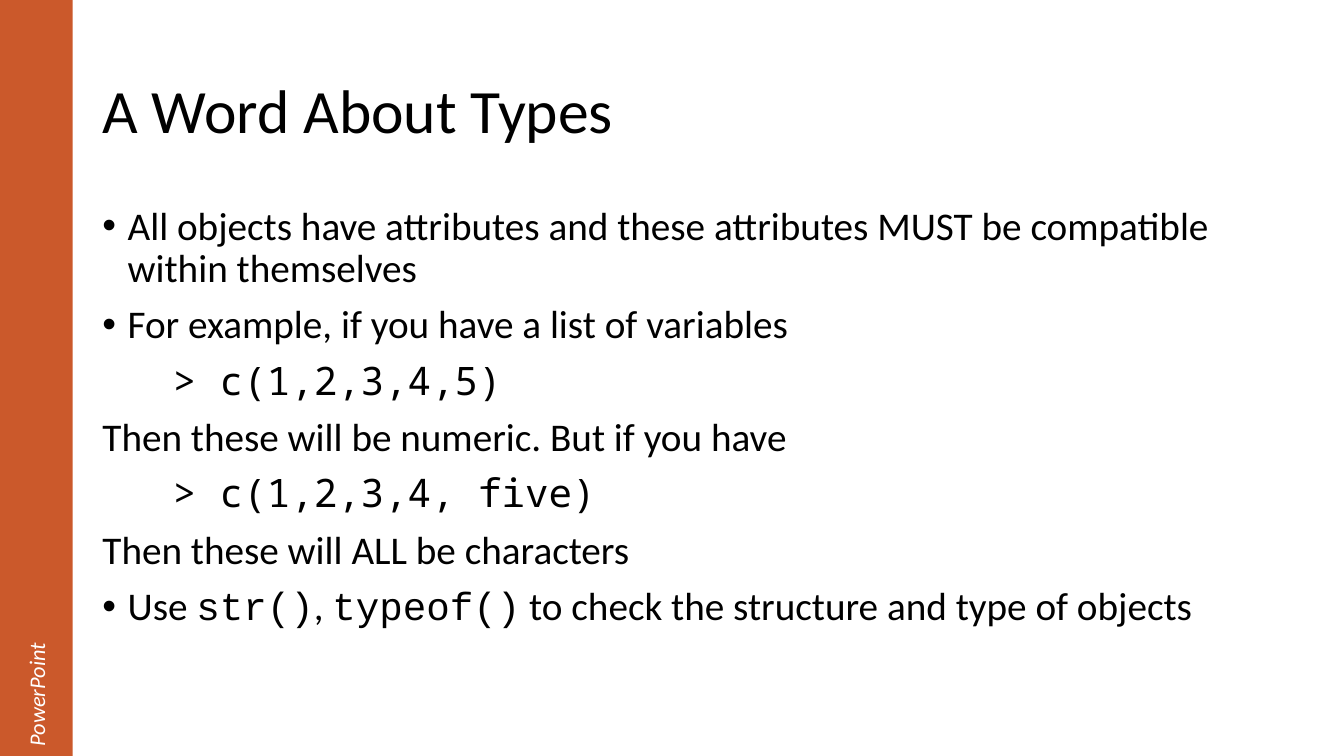
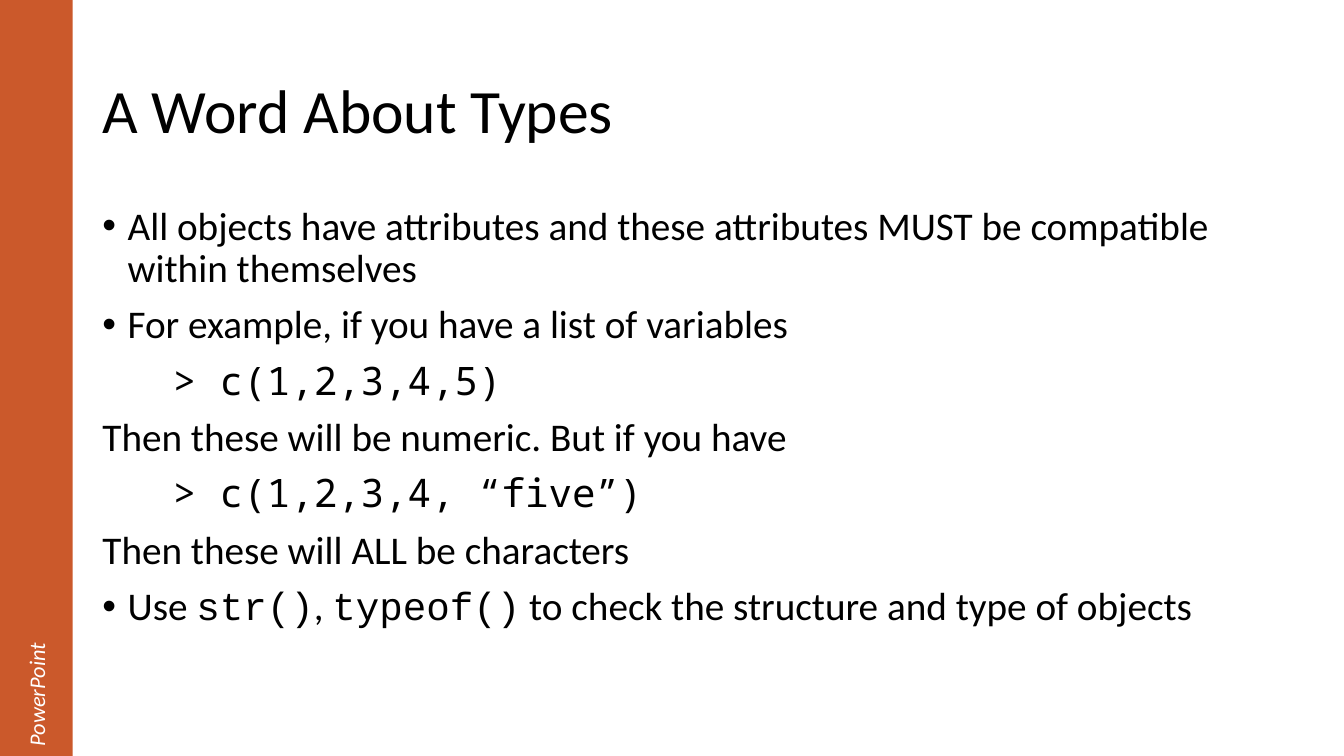
Before and after one commit to justinpriest/R_Intro_ADFG, a slide deck: slide 25 of The Basics of R.pptx (slide 26 before the commit). Drawn at 1344x756 pixels with LibreOffice and Linux fonts; fonts in the diff are those of the drawing. Boxes give left, top, right and bottom in pixels: in the first picture for what was removed or moved away, otherwise in the second. Text is boxed around its words. In the diff, an @@ line names an element or a change of style, - is before the commit and + after.

```diff
--- a/The Basics of R.pptx
+++ b/The Basics of R.pptx
@@ text at (x1=220, y1=477, x2=642, y2=514): text changed @@
-> c(1,2,3,4, five)
+> c(1,2,3,4, “five”)
```
Also in this commit, not shown: 2 other slides changed, 4 slides added, 1 slide removed, 2 other files.
